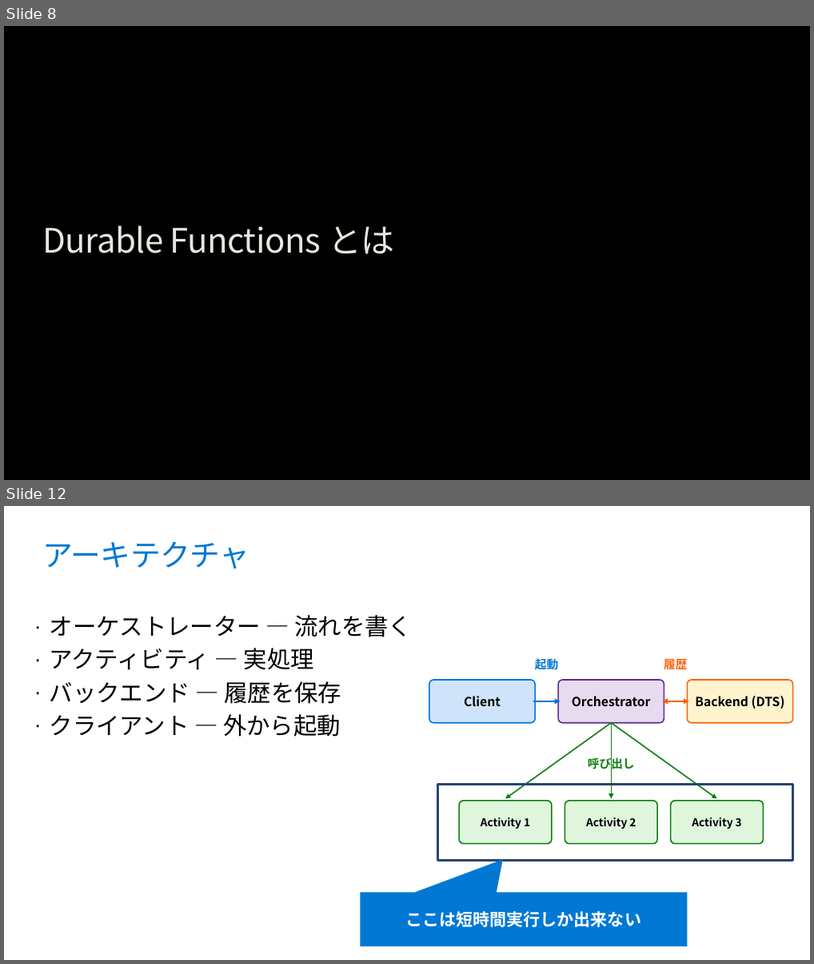
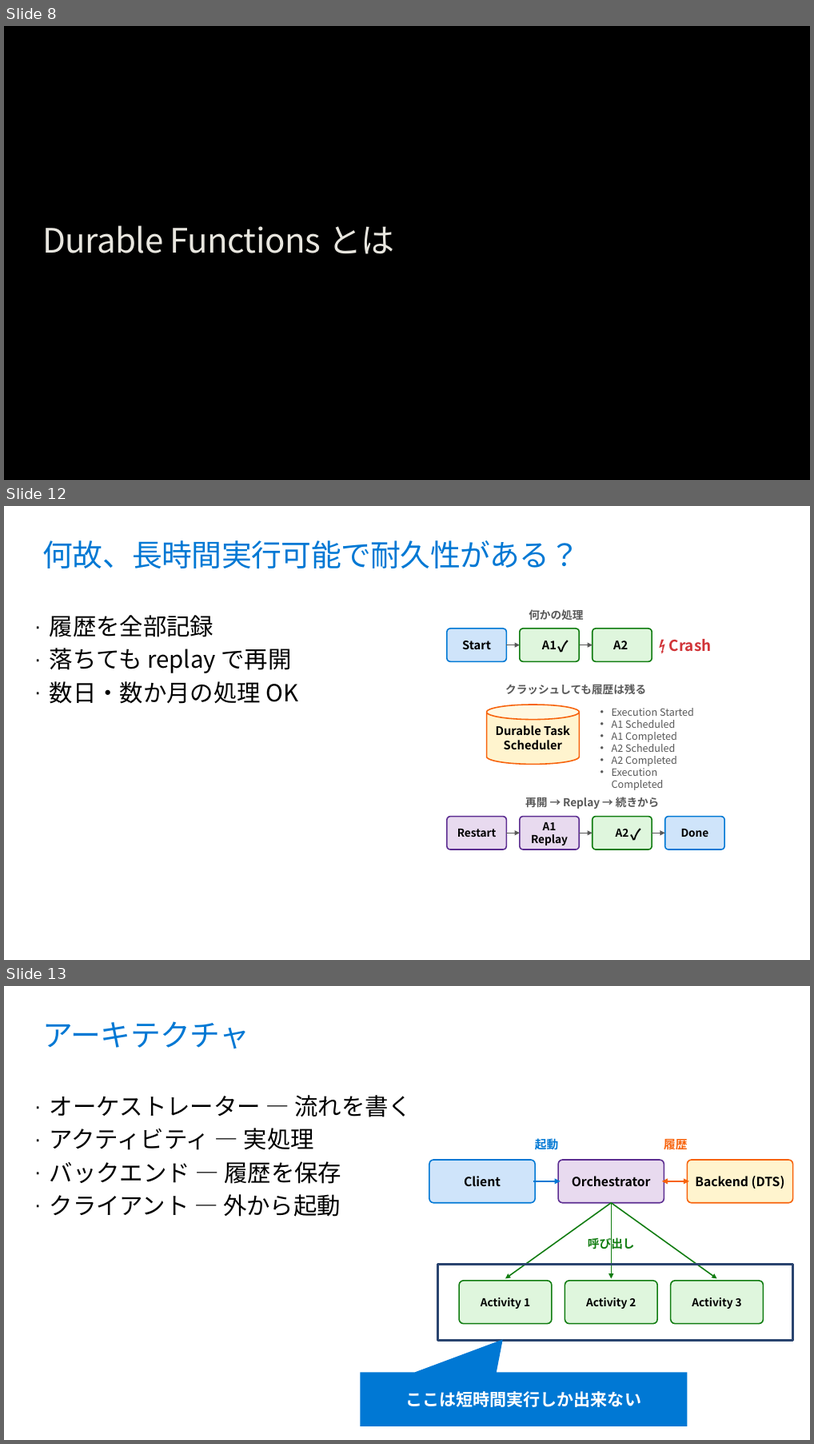
Before and after one commit to runceel/yonayona-durable, a slide deck: slides/slides.pptx. Shown one above the other, each under a label of ours: slides 8 and 12 before the commit, slides 8, 12 and 13 after it; the slides between them are not shown. The pictures are 814x964 and 814x1444 pixels, drawn with LibreOffice and Linux fonts; fonts in the diff are those of the drawing; background and template pictures are left out. Boxes give left, top, right and bottom in pixels: in the first picture for what was removed or moved away, otherwise in the second. Text is boxed around its words. In the diff, an @@ line names an element or a change of style, - is before the commit and + after.

```diff
--- a/slides/slides.pptx
+++ b/slides/slides.pptx
@@ slide 12 added at bbox=[4, 506, 810, 960], background #FFFFFF @@
@@ title added at bbox=[43, 540, 580, 568], 36 pt, text #0078D4 @@
+何故、長時間実行可能で耐久性がある？
@@ text added at bbox=[50, 615, 298, 704], 28 pt, text #000000 @@
+· 履歴を全部記録
+· 落ちても replay で再開
+· 数日・数か月の処理 OK
@@ text added at bbox=[529, 609, 583, 620], 13 pt, text #595959, bold @@
+何かの処理
@@ rounded rectangle added at bbox=[447, 628, 506, 661], fill #CFE4FA, outline #0078D4 1.5 pt, 14 pt, text #000000, bold @@
+Start
@@ arrow added from (506, 645) to (520, 645), #595959 1.25 pt @@
@@ rounded rectangle added at bbox=[520, 628, 579, 661], fill #DFF6DD, outline #107C10 1.5 pt, 14 pt, text #000000, bold @@
+A1
@@ text added at bbox=[552, 634, 581, 659], 18 pt, text #000000, bold @@
+✓
@@ arrow added from (579, 645) to (593, 645), #595959 1.25 pt @@
@@ rounded rectangle added at bbox=[593, 628, 652, 661], fill #DFF6DD, outline #107C10 1.5 pt, 14 pt, text #000000, bold @@
+A2
@@ text added at bbox=[670, 639, 712, 652], 18 pt, text #D13438, bold @@
+⚡ Crash
@@ text added at bbox=[506, 684, 646, 694], 13 pt, text #595959, bold @@
+クラッシュしても履歴は残る
@@ cylinder added at bbox=[486, 704, 579, 764], fill #FFF4CE, outline #F7630C 1.5 pt, 14 pt, text #000000, bold @@
+Durable Task Scheduler
@@ text added at bbox=[612, 708, 694, 790], 12 pt, text #595959 @@
+• Execution Started
+• A1 Scheduled
+• A1 Completed
+• A2 Scheduled
+• A2 Completed
+• Execution Completed
@@ rounded rectangle added at bbox=[447, 816, 506, 850], fill #E8DAEF, outline #5C2D91 1.5 pt, 13 pt, text #000000, bold @@
+Restart
@@ rounded rectangle added at bbox=[520, 816, 579, 850], fill #E8DAEF, outline #5C2D91 1.5 pt, 13 pt, text #000000, bold @@
+A1
+Replay
@@ text added at bbox=[526, 796, 659, 808], 13 pt, text #595959, bold @@
+再開 → Replay → 続きから
@@ rounded rectangle added at bbox=[593, 816, 652, 850], fill #DFF6DD, outline #107C10 1.5 pt, 13 pt, text #000000, bold @@
+A2
@@ rounded rectangle added at bbox=[666, 816, 725, 850], fill #CFE4FA, outline #0078D4 1.5 pt, 13 pt, text #000000, bold @@
+Done
@@ arrow added from (506, 832) to (520, 832), #595959 1.25 pt @@
@@ arrow added from (579, 832) to (593, 832), #595959 1.25 pt @@
@@ text added at bbox=[625, 822, 653, 846], 18 pt, text #000000, bold @@
+✓
@@ arrow added from (653, 832) to (666, 832), #595959 1.25 pt @@
@@ what was slide 12 is now slide 13 @@
```
Also in this commit, not shown: 10 slides changed, 1 other file.
